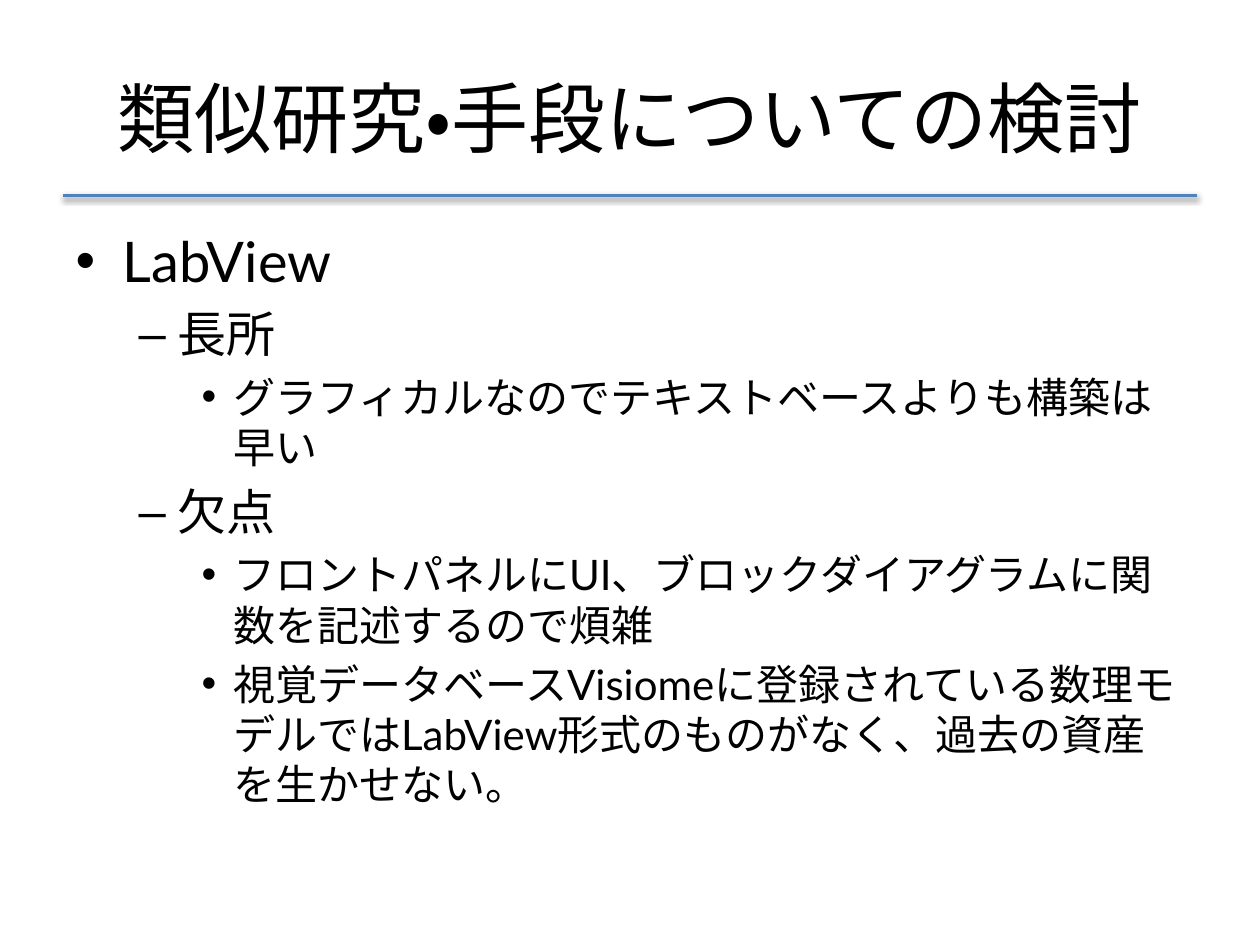
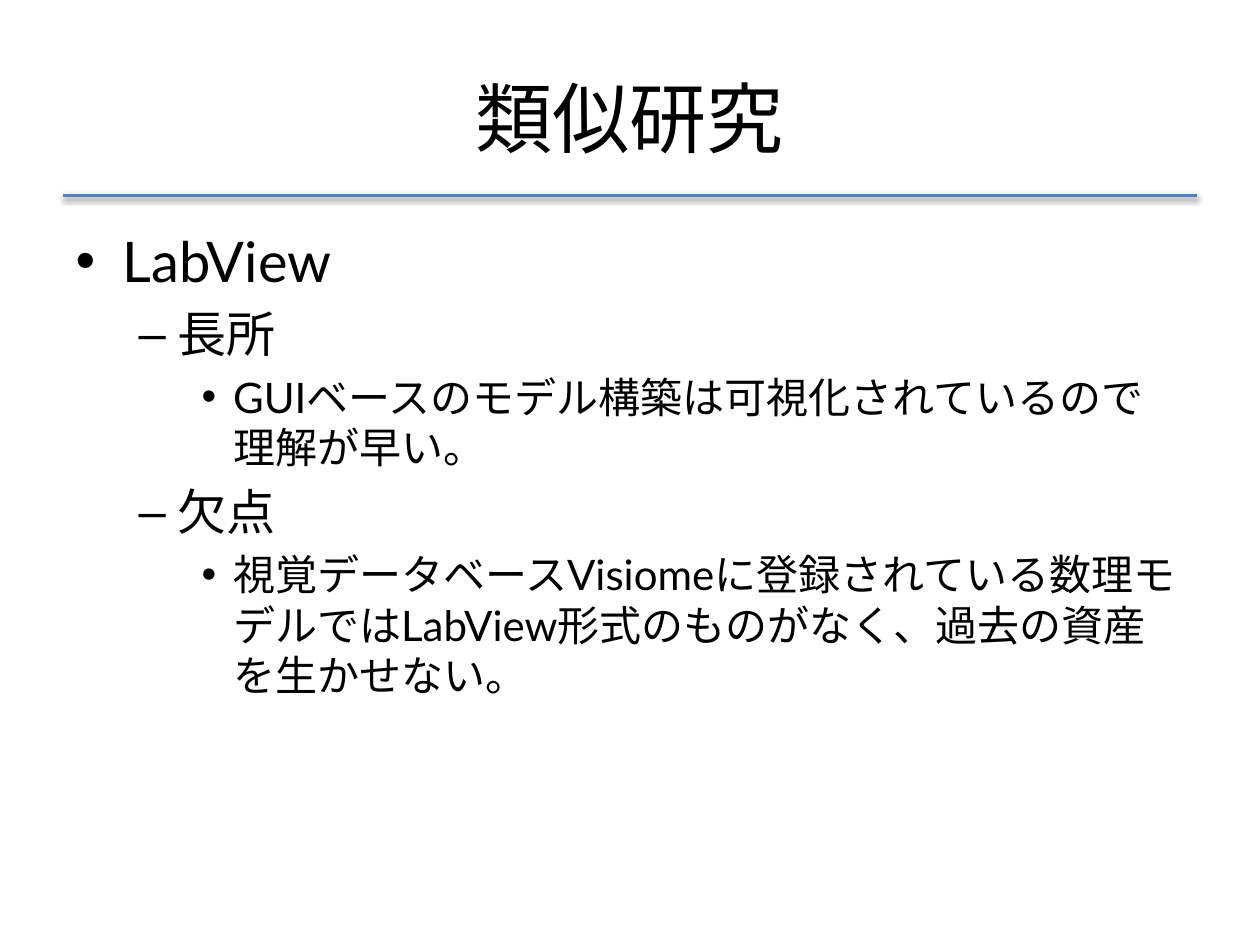
Before and after one commit to f-akazawa/akaz_uecdevelop, a slide deck: slide 15 of doc/中間発表資料.pptx. Drawn at 1260x945 pixels with LibreOffice and Linux fonts; fonts in the diff are those of the drawing. Boxes give left, top, right and bottom in pixels: in the first picture for what was removed or moved away, otherwise in the second. Text is boxed around its words. In the diff, an @@ line names an element or a change of style, - is before the commit and + after.

```diff
--- a/doc/中間発表資料.pptx
+++ b/doc/中間発表資料.pptx
@@ title at [476, 82, 784, 154]: text changed @@
-類似研究・手段についての検討
+類似研究
@@ text at [233, 427, 485, 467]: text changed @@
-    • グラフィカルなのでテキストベースよりも構築は早い
+    • GUIベースのモデル構築は可視化されているので理解が早い。
@@ text at [233, 554, 1153, 645]: paragraph removed @@
-    • フロントパネルにUI、ブロックダイアグラムに関数を記述するので煩雑
```
Also in this commit, not shown: 10 other slides changed, 3 slides added, 1 slide removed.
